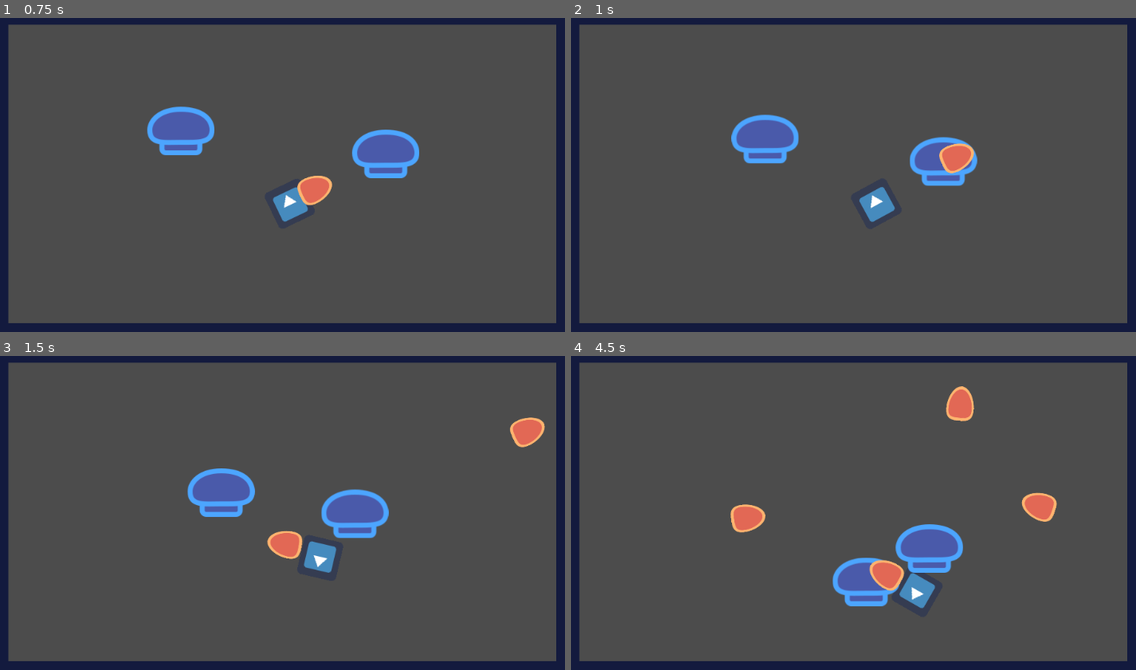
Above: before the commit, frames 1-4 (two rows, left to right).
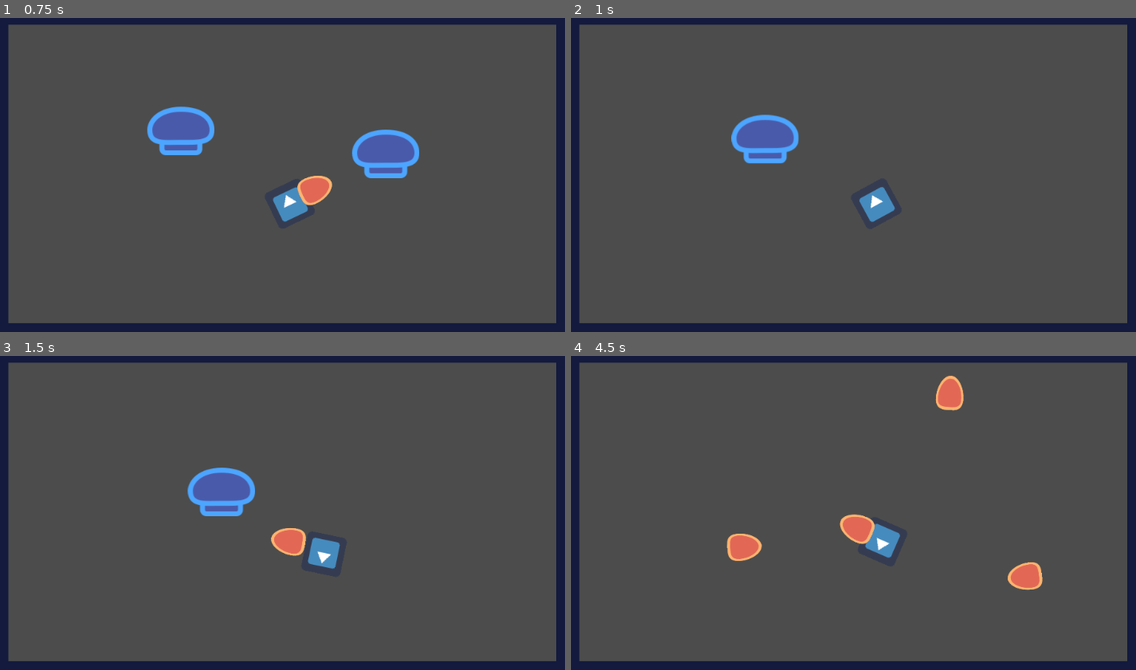
Above: after the commit, the same moments.

Repository: yenyao/GodotJam
Game: Godot game, scene res://src/Levels/FirstScene.tscn
Two runs of this game, one before a commit and one after it. Both use one fixed random seed, a clock stepped at 60 frames per second and the inputs below. The engine's default icon, where the game draws it, is replaced by a stand-in: a white triangle on a blue panel in a dark square.
Inputs (mouse positions are in pixels of both pictures, inside the frame that each line leads up to):
- Up to frame 1 (0.75 s): move the mouse to (418, 143) at 0.52 s; hold D (move_right) from 0.53 s (still down); click (418, 143) at 0.6 s
- Up to frame 2 (1 s): keep holding D (move_right)
- Up to frame 3 (1.5 s): move the mouse to (152, 519) at 1.27 s; release D (move_right) at 1.28 s; hold S (move_down) from 1.28 s (still down); click (152, 519) at 1.35 s
- Up to frame 4 (4.5 s): move the mouse to (910, 418) at 2.02 s; release S (move_down) at 2.03 s; hold D (move_right) 2.03-2.78 s; click (910, 418) at 2.1 s; move the mouse to (813, 572) at 2.77 s; hold W (move_up) 2.78-3.53 s; click (813, 572) at 2.85 s; move the mouse to (1039, 556) at 3.52 s; hold A (move_left) from 3.53 s (still down); click (1039, 556) at 3.6 s; move the mouse to (655, 443) at 4.27 s; click (655, 443) at 4.35 s

Frame 1 is identical in both runs. In frame 2, 1.5% of the frame differs, in the area x 59-72%, y 37-54%; in frame 3, 2.8%; in frame 4, 6.7%, in the area x 27-87%, y 6-81%.

Commit message:
body collision and removal for bullets and enemies

Diff:
--- a/src/actors/Enemy.gd
+++ b/src/actors/Enemy.gd
@@ -14,3 +14,10 @@
 		direction = (target.position - position).normalized()
 		velocity = speed * direction
 		return move_and_slide(velocity)
+
+
+
+
+func _on_BulletDetector_body_entered(body):
+	queue_free()
+	body.queue_free()
--- a/src/actors/Enemy.tscn
+++ b/src/actors/Enemy.tscn
@@ -1,10 +1,13 @@
-[gd_scene load_steps=4 format=2]
+[gd_scene load_steps=5 format=2]
 
 [ext_resource path="res://Assets/bumper.png" type="Texture" id=1]
 [ext_resource path="res://src/actors/Enemy.gd" type="Script" id=2]
 
 [sub_resource type="RectangleShape2D" id=1]
 extents = Vector2( 50.7115, 38.2516 )
+
+[sub_resource type="RectangleShape2D" id=2]
+extents = Vector2( 45.939, 34.8252 )
 
 [node name="Enemy" type="KinematicBody2D"]
 script = ExtResource( 2 )
@@ -14,3 +17,12 @@
 
 [node name="CollisionShape2D" type="CollisionShape2D" parent="."]
 shape = SubResource( 1 )
+
+[node name="BulletDetector" type="Area2D" parent="."]
+collision_layer = 0
+collision_mask = 8
+
+[node name="CollisionShape2D" type="CollisionShape2D" parent="BulletDetector"]
+shape = SubResource( 2 )
+
+[connection signal="body_entered" from="BulletDetector" to="." method="_on_BulletDetector_body_entered"]
